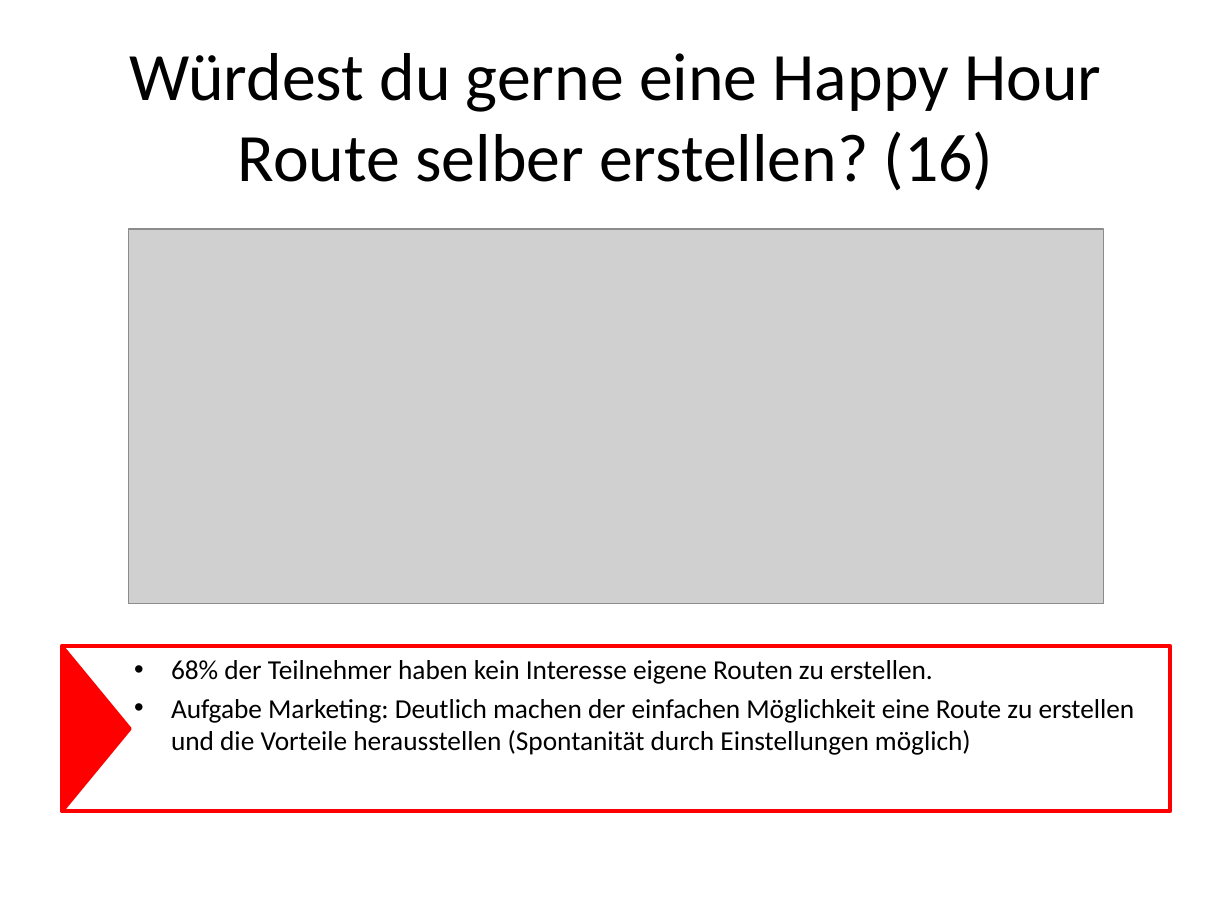
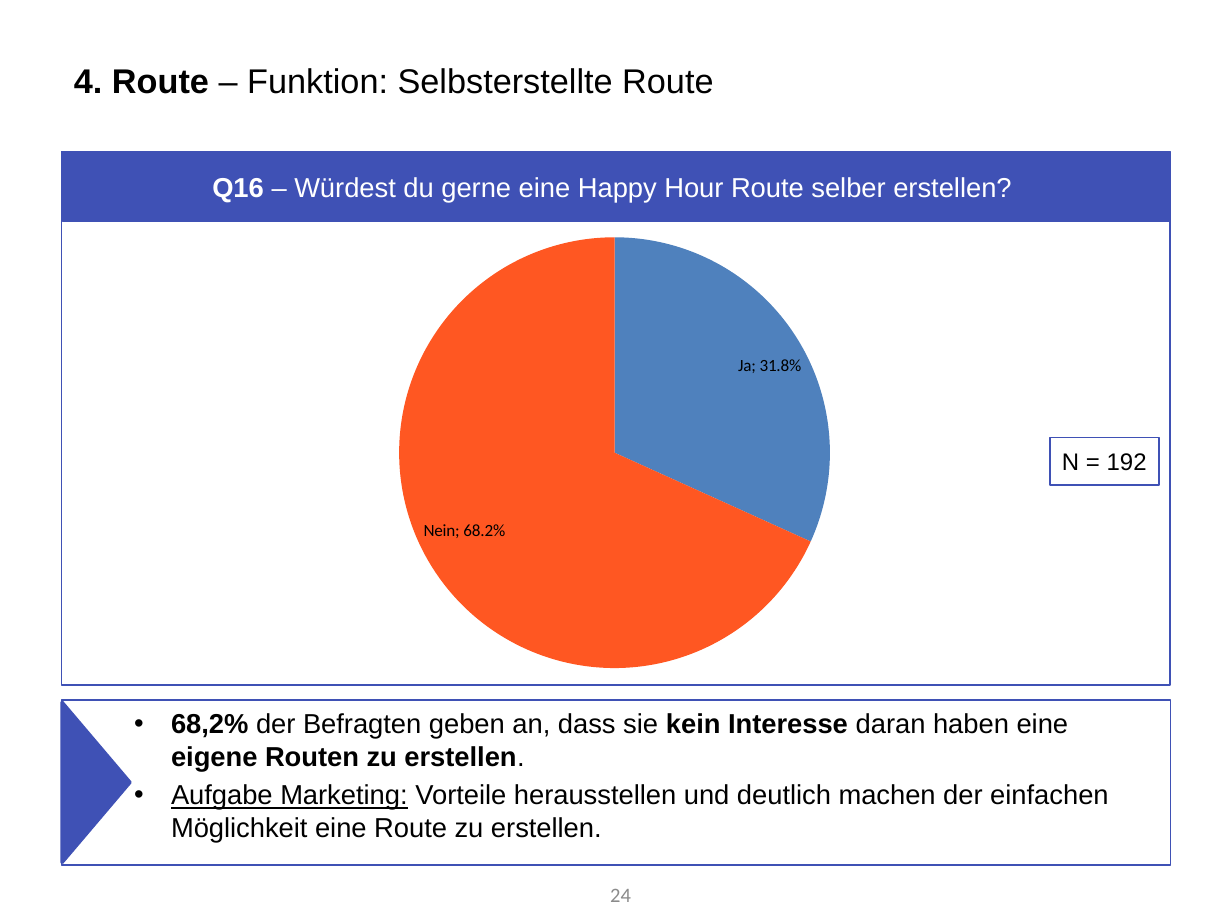
Before and after one commit to Roba1993/Happy-Hour, a slide deck: slide 24 of documents/marketing/Marketing Analyse von Umfrage 1 (5.5).pptx (slide 21 before the commit). Drawn at 1232x924 pixels with LibreOffice and Linux fonts; fonts in the diff are those of the drawing; grey boxes stand for pictures. Boxes give left, top, right and bottom in pixels: in the first picture for what was removed or moved away, otherwise in the second. Text is boxed around its words. In the diff, an @@ line names an element or a change of style, - is before the commit and + after.

```diff
--- a/documents/marketing/Marketing Analyse von Umfrage 1 (5.5).pptx
+++ b/documents/marketing/Marketing Analyse von Umfrage 1 (5.5).pptx
@@ title added at box(74, 68, 713, 94), 20 pt, text #000000 @@
+4. Route – Funktion: Selbsterstellte Route
@@ rectangle added at box(62, 152, 1170, 685), outline #3F51B5 1 pt @@
@@ rectangle "Q16 – Würdest du gerne ...": place and size @@
-rectangle "Q16 – Würdest du gerne ..." at box(130, 53, 1101, 191)
+rectangle "Q16 – Würdest du gerne ..." at box(63, 153, 1169, 221)
@@ rectangle "Q16 – Würdest du gerne ..." at box(63, 153, 1169, 221): fill none to #3F51B5; outline none to #3F51B5 2 pt @@
@@ text in rectangle at box(212, 177, 1011, 203): text changed; size 39.6 to 16 pt; font Calibri to Arial; text colour #000000 to #FFFFFF @@
-Würdest du gerne eine Happy Hour Route selber erstellen? (16)
+Q16 – Würdest du gerne eine Happy Hour Route selber erstellen?
@@ picture removed at box(128, 229, 1104, 604) @@
@@ pie chart added at box(180, 221, 1050, 685) @@
+categories: Ja, Nein
+Series 1: 0.318, 0.682
@@ rectangle added at box(1050, 437, 1159, 484), outline #3F51B5 1 pt, 14 pt, text #000000 @@
+N = 192
@@ text "68,2% der Befragten geben an, ...": place and size @@
-text "68,2% der Befragten geben an, ..." at box(62, 647, 1170, 812)
+text "68,2% der Befragten geben an, ..." at box(62, 700, 1170, 865)
@@ text "68,2% der Befragten geben an, ..." at box(62, 700, 1170, 865): outline #FF0000 2.25 pt to #3F51B5 1 pt @@
@@ triangle: place and size @@
-triangle at box(62, 646, 130, 811)
+triangle at box(62, 703, 130, 863)
@@ triangle at box(62, 703, 130, 863): fill #FF0000 to #3F51B5; outline #FF0000 2 pt to #3F51B5 2 pt @@
@@ text at box(171, 713, 1108, 843): text changed; font Calibri to Arial @@
-• 68% der Teilnehmer haben kein Interesse eigene Routen zu erstellen.
-• Aufgabe Marketing: Deutlich machen der einfachen Möglichkeit eine Route zu erstellen und die Vorteile herausstellen (Spontanität durch Einstellungen möglich)
+• 68,2% der Befragten geben an, dass sie kein Interesse daran haben eine eigene Routen zu erstellen.
+• Aufgabe Marketing: Vorteile herausstellen und deutlich machen der einfachen Möglichkeit eine Route zu erstellen.
@@ page number added at box(610, 889, 631, 902), 12 pt, text #8C8C8C @@
+24
```
Also in this commit, not shown: 16 other slides changed, 16 slides added, 11 slides removed.
